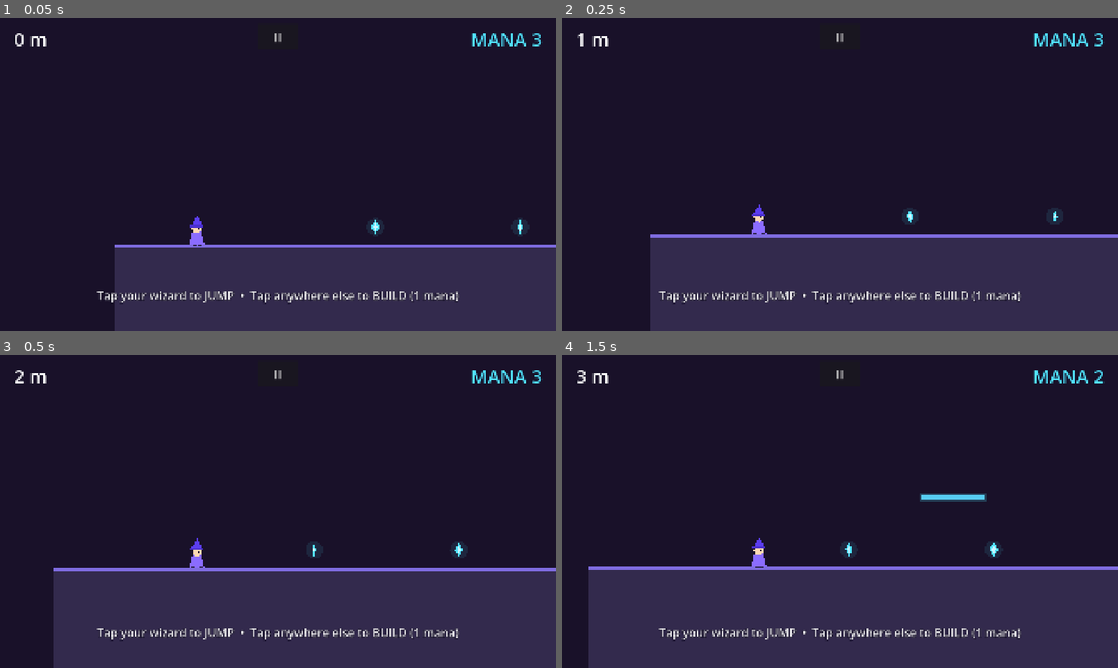
Above: before the commit, frames 1-4 (two rows, left to right).
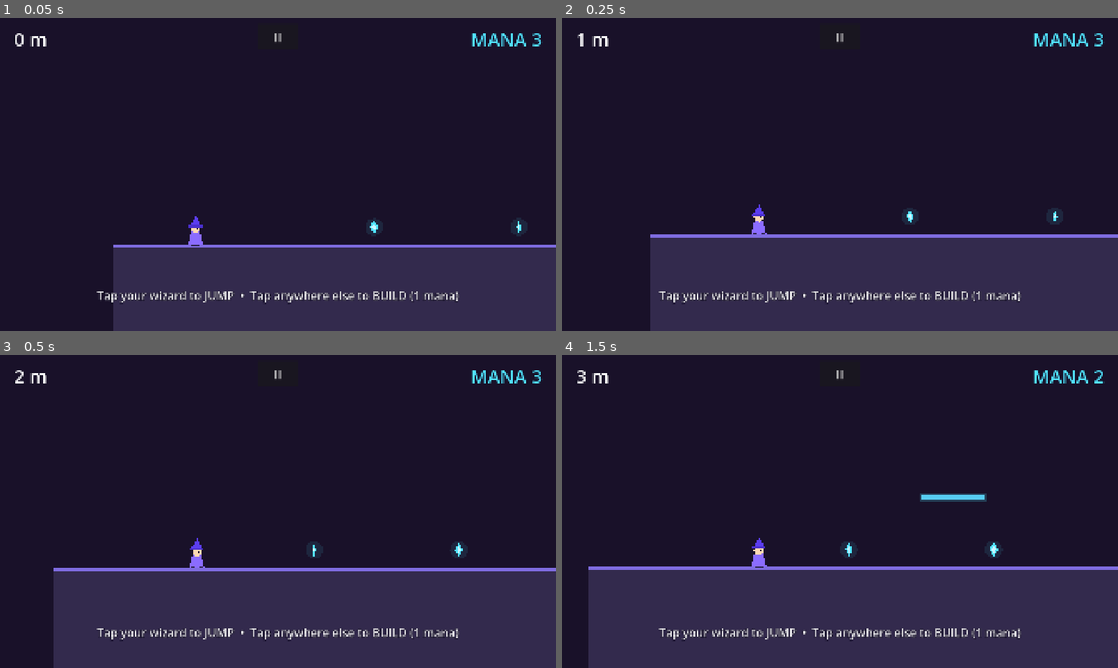
Above: after the commit, the same moments.

Repository: Larper/spellbros_mobile
Game: Godot game, scene res://scenes/main.tscn
Two runs of this game, one before a commit and one after it. Both use one fixed random seed, a clock stepped at 60 frames per second and the inputs below.
Inputs (mouse positions are in pixels of both pictures, inside the frame that each line leads up to):
- Up to frame 1 (0.05 s): no input
- Up to frame 2 (0.25 s): no input
- Up to frame 3 (0.5 s): no input
- Up to frame 4 (1.5 s): click "II" at 0.5 s; tap Enter at 1.25 s; move the mouse to (962, 495) at 1.27 s; tap P at 1.35 s; click (962, 495) at 1.42 s

The runs differ from the first frame. In frame 1, 0.2% of the frame differs, in the area x 20-94%, y 63-100%; in frame 2, nothing differs; in frame 3, nothing differs; in frame 4, nothing differs.

Commit message:
Camera never stalls: stuck players get crushed against the screen edge
The camera used to be hard-anchored to the player, so getting wedged
below a ledge (e.g. a platform built slightly under a pillar top)
froze the run forever. The camera now holds its lead while the player
keeps pace but keeps advancing at 85% run speed when they stall;
falling more than a screen-half behind kills the player. Gives ~2
seconds to panic-build out of a wedge before the crush.

Co-Authored-By: Claude Fable 5 <noreply@anthropic.com>

Diff:
--- a/scripts/main.gd
+++ b/scripts/main.gd
@@ -8,6 +8,7 @@
 const START_COINS := 3
 const BUILD_COOLDOWN := 0.15
 const CAMERA_LEAD := 288.0  # keeps the wizard ~35% from the left edge
+const CAMERA_CHASE := 0.85  # fraction of run speed the camera keeps while the player is stalled
 const RESTART_LOCKOUT_MS := 600.0
 
 static var session_best := 0.0
@@ -68,7 +69,15 @@
 			player.die()
 
 	if not player.dead:
-		cam.global_position.x = player.global_position.x + CAMERA_LEAD
+		# The camera never waits: it holds the lead while the player keeps
+		# pace, but keeps rolling if they get stuck (e.g. wedged under a
+		# pillar) — get unstuck or be crushed against the screen edge.
+		var pace_x := player.global_position.x + CAMERA_LEAD
+		var auto_x := cam.global_position.x + player.run_speed * CAMERA_CHASE * delta
+		cam.global_position.x = maxf(auto_x, pace_x)
+		var half_w := get_viewport().get_visible_rect().size.x * 0.5
+		if player.global_position.x < cam.global_position.x - half_w - 30.0:
+			player.die()
 	var target_y := clampf(player.global_position.y - 150.0, 150.0, 760.0)
 	cam.global_position.y = lerpf(cam.global_position.y, target_y, 1.0 - pow(0.002, delta))
 
--- a/tests/smoke_test.gd
+++ b/tests/smoke_test.gd
@@ -63,8 +63,12 @@
 		main.audio.players.size(), main.audio.music.stream.get_length(),
 		main.audio.music.stream.loop_mode == AudioStreamWAV.LOOP_FORWARD])
 
-	# let the run play out to a natural death
-	await create_timer(12.0).timeout
+	# stall crush: a player stuck behind the advancing camera dies
+	p.global_position.x = main.cam.global_position.x - 1300.0
+	await create_timer(0.3).timeout
+	print("TEST crush: dead=%s game_over=%s (expect true true)" % [p.dead, main.game_over])
+
+	await create_timer(1.0).timeout
 	print("TEST endrun: game_over=%s distance=%dm" % [main.game_over, int(main.distance_m)])
 
 	# difficulty phase probes: 40 chunks per distance band
